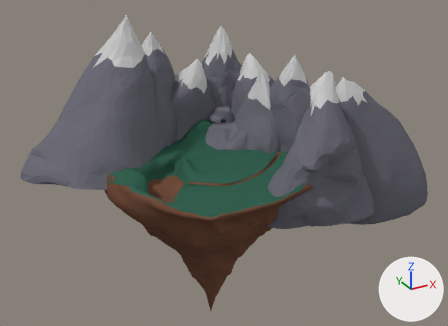
An edit to the Blender file HiddenHarmony/Assets/Models/HubAssets/world.blend, drawn before and after from the same camera.
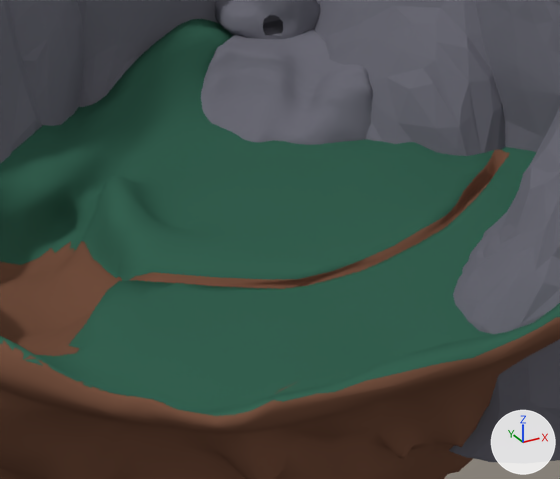
Each version is shown whole from a camera (50 mm lens) standing at (-717.0, -1528.0, 621.0) and looking at (39.0, -152.0, -67.0), then close up on the part from 35% to 66% of the width and 35% to 71% of the height. Every picture has the same lights, and +X, +Y and +Z are marked at lower right.

Names of what the first close-up shows: 'Island', 'mountain', 'mountain.003', 'mountain.005', 'mountain.006', 'mountain.007', 'mountain.009', 'mountain.010', 'mountain.011'.
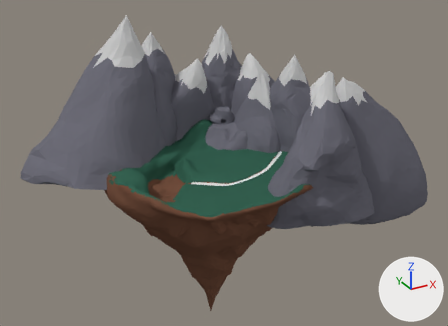
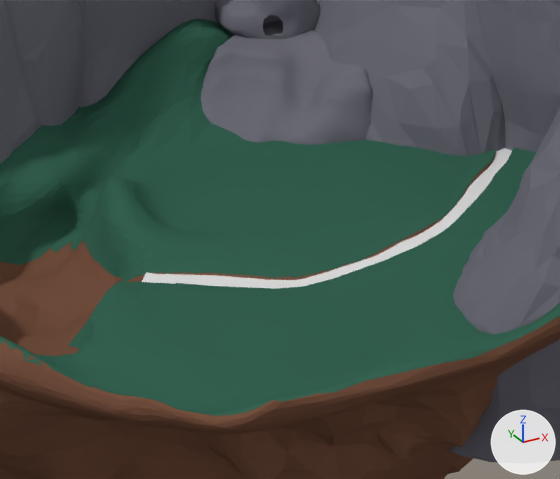
Changed parts and their boxes [x1, y1, x2, y2] in the close-ups (560 x 479 px):
'Plane', added: after [142, 148, 512, 289]
part 1 of me_sphere, built on: before [0, 21, 537, 446]; after [0, 21, 537, 433]

The edits, one by one:
me_sphere is used by ob_island; location (-13.4, -184.0, -23.8); rotation (0.0274, 0.00553, -0.0113), in degrees (1.6, 0.3, -0.6); scale (170.0, 149.0, 117.0).
me_sphere had 5489 vertices, 10972 faces, 2 loose edges and spanned x -1.77..1.81, y -2.26..1.86, z -4.31..0.37.
me_sphere now has 7140 vertices, 14274 faces, 2 loose edges and spans x -1.77..1.81, y -2.26..1.86, z -4.31..0.37.
me_sphere part 1: 78 vertices moved from x -1.7..1.38, y -1.89..0.3, z -0.24..0.0 to x -1.7..1.39, y -1.87..0.3, z -0.23..0.01; 624 vertices removed from x -1.72..1.56, y -2.07..1.6, z -1.48..0.29; 2280 vertices added at x -1.71..1.5, y -1.96..1.06, z -1.0..0.29.
Mesh me_plane is new.
It has 34 vertices, 16 faces and spans x -1.0..15.9, y -2.1..33.7, z 0.0..0.6.
Object 'Plane' (ob_plane) is new; it shows me_plane.
Its location is (-111.4, -286.2, -38.4).
Its rotation in degrees is (0, 0, -35).
Its scale is (13.1, 6.55, 13.1).
